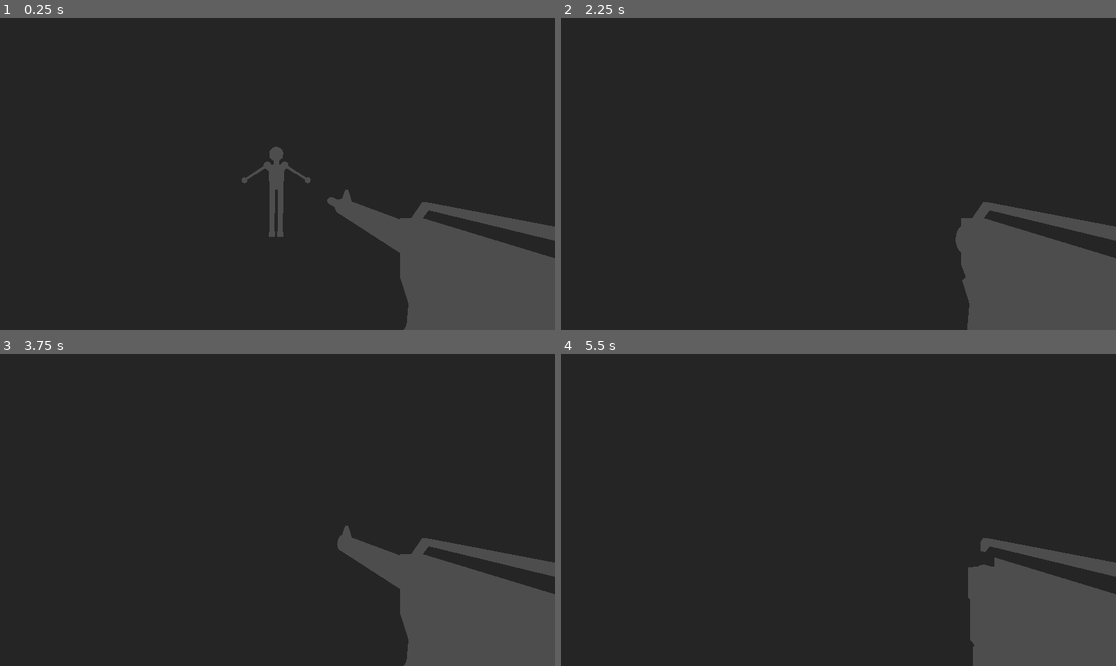
Above: before the commit, frames 1-4 (two rows, left to right).
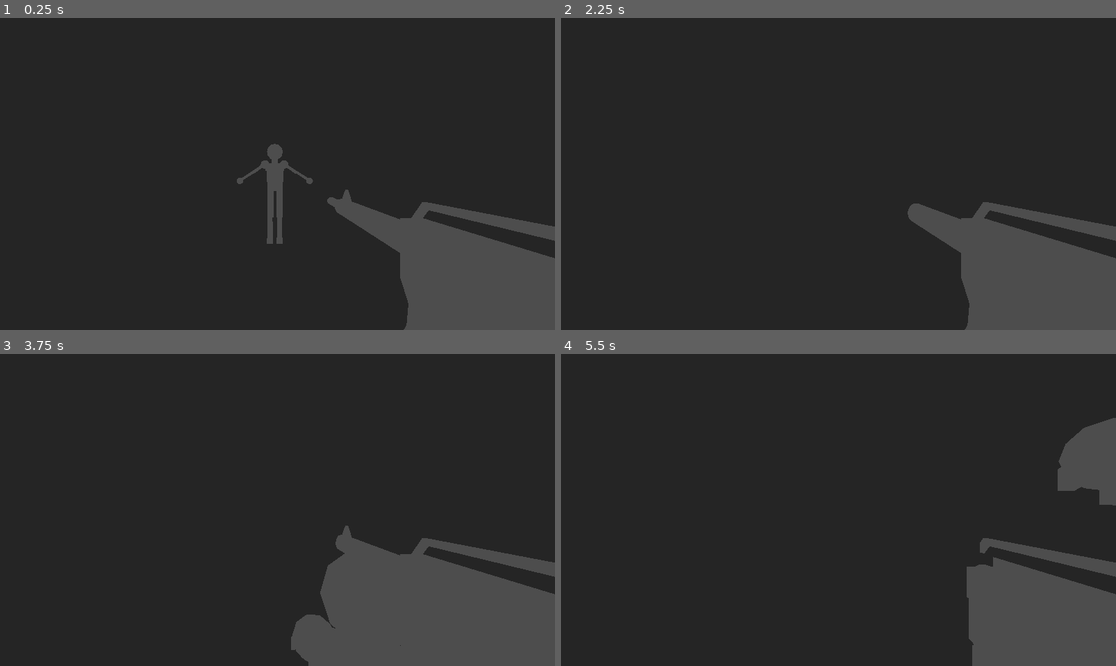
Above: after the commit, the same moments.

Repository: PrestonBrown1/3D-Game
Game: Godot game, scene res://game.tscn
Two runs of this game, one before a commit and one after it. Both use one fixed random seed, a clock stepped at 60 frames per second and the inputs below.
Inputs (mouse positions are in pixels of both pictures, inside the frame that each line leads up to):
- Up to frame 1 (0.25 s): no input
- Up to frame 2 (2.25 s): move the mouse to (866, 174) at 0.52 s; hold W (Forward) from 0.53 s (still down); tap Space (Jump) at 0.77, 1.52, 2 s; tap Enter at 1.25 s; move the mouse to (810, 174) at 1.27 s; move the mouse to (849, 167) at 2.02 s
- Up to frame 3 (3.75 s): keep holding W (Forward); tap Enter at 2.75 s; move the mouse to (271, 516) at 2.77 s; tap Space (Jump) at 3.02, 3.5 s; move the mouse to (316, 513) at 3.52 s
- Up to frame 4 (5.5 s): keep holding W (Forward); tap Space (Jump) at 3.77, 4.52 s; move the mouse to (794, 506) at 4.27 s; tap Enter at 5 s; move the mouse to (844, 510) at 5.02 s

The runs differ from the first frame. In frame 1, 0.4% of the frame differs, in the area x 42-57%, y 40-73%; in frame 2, 0.8%; in frame 3, 5.3%, in the area x 52-74%, y 57-100%; in frame 4, 2.2%.

Commit message:
Update enemy.gd

Diff:
--- a/Enemy/enemy.gd
+++ b/Enemy/enemy.gd
@@ -1,15 +1,17 @@
 extends CharacterBody3D
 
 
-const SPEED = 2.5
+const SPEED = 5
 const JUMP_VELOCITY = 4.5
 var player
+var following
 
 # Get the gravity from the project settings to be synced with RigidBody nodes.
 var gravity = ProjectSettings.get_setting("physics/3d/default_gravity")
 
 func _ready():
 	player = get_node("/root/Game/Player")
+	following = false
 
 
 func _physics_process(delta):
@@ -19,6 +21,9 @@
 
 	#Get Player Location
 	var playerLocation = player.global_position
+	var distance = sqrt(abs(playerLocation.x - global_position.x) ** 2 + abs(playerLocation.z - global_position.z) ** 2)
+	if distance < 10:
+		following = true
 
 	#Get Direction to Player
 	var direction = atan((playerLocation.z - position.z)/(playerLocation.x - position.x))
@@ -33,27 +38,28 @@
 	rotation.y = direction - deg_to_rad(90)
 
 	#Calculate Velocity
-	var inputDir = Vector2()
-	if rotation.y > 0:
-		inputDir.x = 1
-		#velocity.x = SPEED
-	else:
-		inputDir.x = -1
-		#velocity.x = SPEED * -1
-	if abs(rad_to_deg(rotation.y)) > 90:
-		inputDir.y = 1
-		#velocity.z = SPEED * -1
-	else:
-		inputDir.y = 1
-		#velocity.z = SPEED
+	if following:
+		var inputDir = Vector2()
+		if rotation.y > 0:
+			inputDir.x = 1
+			#velocity.x = SPEED
+		else:
+			inputDir.x = -1
+			#velocity.x = SPEED * -1
+		if abs(rad_to_deg(rotation.y)) > 90:
+			inputDir.y = 1
+			#velocity.z = SPEED * -1
+		else:
+			inputDir.y = 1
+			#velocity.z = SPEED
 
-	var angle = (transform.basis * Vector3(inputDir.x, 0, inputDir.y)).normalized()
-	if angle:
-		velocity.x = angle.x * SPEED
-		velocity.z = angle.z * SPEED
-	else:
-		velocity.x = move_toward(velocity.x, 0, SPEED)
-		velocity.z = move_toward(velocity.z, 0, SPEED)
+		var angle = (transform.basis * Vector3(inputDir.x, 0, inputDir.y)).normalized()
+		if angle:
+			velocity.x = angle.x * SPEED
+			velocity.z = angle.z * SPEED
+		else:
+			velocity.x = move_toward(velocity.x, 0, SPEED)
+			velocity.z = move_toward(velocity.z, 0, SPEED)
 
 	move_and_slide()
 
